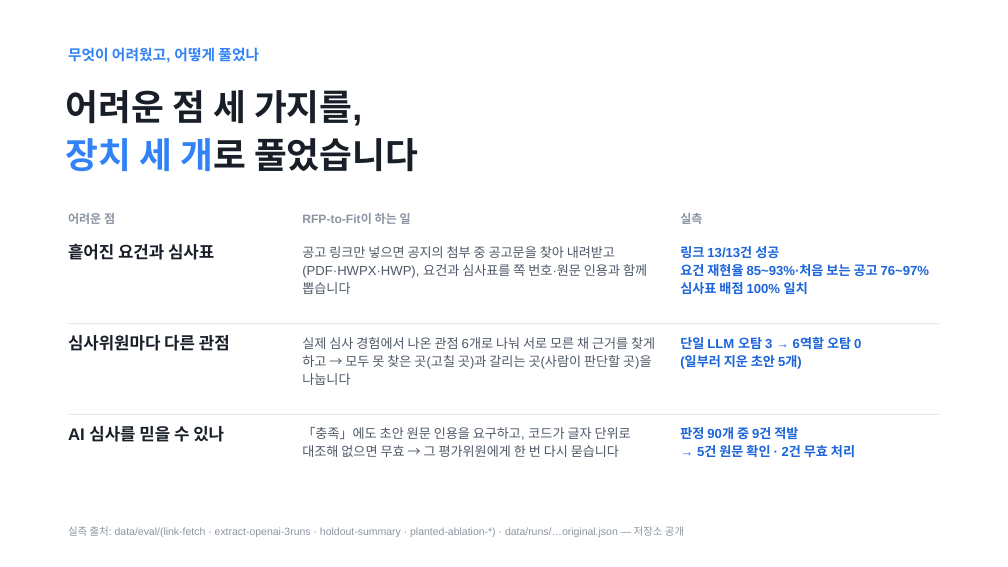
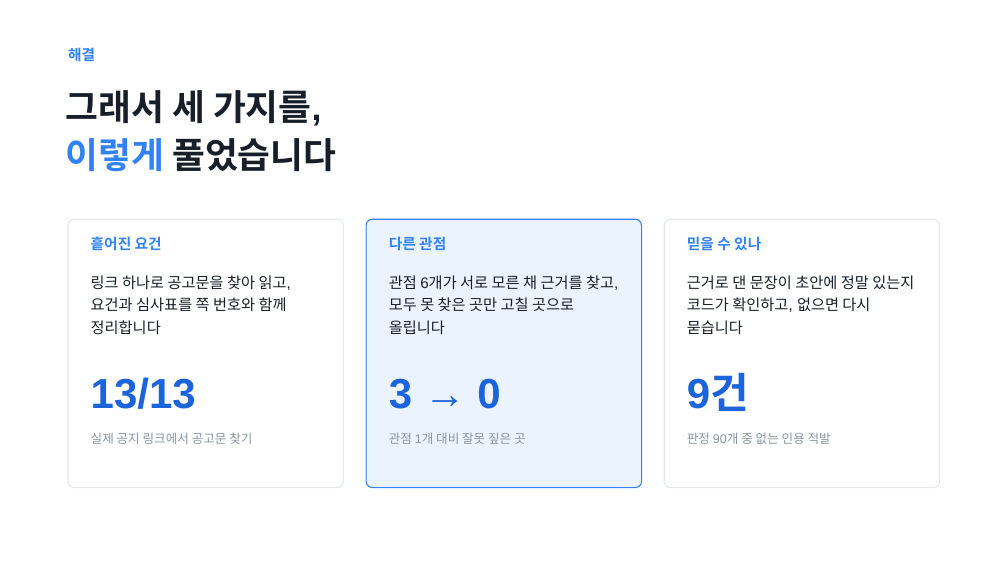
Before and after one commit to Ryugi62/rfp-to-fit, a slide deck: slide 3 of deliver/deck/RFP-to-Fit_루미아.pptx. Drawn at 1008x567 pixels with LibreOffice and Linux fonts; fonts in the diff are those of the drawing. Boxes give left, top, right and bottom in pixels: in the first picture for what was removed or moved away, otherwise in the second. Text is boxed around its words. In the diff, an @@ line names an element or a change of style, - is before the commit and + after.

```diff
--- a/deliver/deck/RFP-to-Fit_루미아.pptx
+++ b/deliver/deck/RFP-to-Fit_루미아.pptx
@@ text at box(68, 48, 95, 61): text changed @@
-무엇이 어려웠고, 어떻게 풀었나
+해결
@@ text at box(66, 90, 336, 172): text changed @@
-어려운 점 세 가지를,
-장치 세 개로 풀었습니다
+그래서 세 가지를,
+이렇게 풀었습니다
@@ text removed at box(68, 213, 115, 224) @@
-어려운 점
@@ rounded rectangle added at box(68, 219, 343, 488), fill #FFFFFF, outline #E5E8EB 1 pt @@
@@ text at box(91, 236, 162, 251): text changed; size 16 to 14 pt; text colour #191F28 to #3182F6 @@
-흩어진 요건과 심사표
+흩어진 요건
@@ text removed at box(302, 213, 411, 224) @@
-RFP-to-Fit이 하는 일
@@ rounded rectangle added at box(366, 219, 641, 488), fill #EAF3FF, outline #3182F6 1 pt @@
@@ text added at box(389, 236, 446, 251), 14 pt, text #3182F6, bold @@
+다른 관점
@@ rounded rectangle added at box(665, 219, 940, 488), fill #FFFFFF, outline #E5E8EB 1 pt @@
@@ text removed at box(680, 213, 702, 224) @@
-실측
@@ text at box(687, 236, 761, 251): text changed; size 16 to 14 pt; text colour #191F28 to #3182F6 @@
-AI 심사를 믿을 수 있나
+믿을 수 있나
@@ text removed at box(680, 246, 929, 294) @@
-링크 13/13건 성공
-요건 재현율 85~93%·처음 보는 공고 76~97%
-심사표 배점 100% 일치
@@ text added at box(91, 275, 291, 335), 14.5 pt, text #191F28 @@
+링크 하나로 공고문을 찾아 읽고, 요건과 심사표를 쪽 번호와 함께 정리합니다
@@ text at box(389, 275, 618, 335): text changed; size 16 to 14.5 pt; bold off @@
-심사위원마다 다른 관점
+관점 6개가 서로 모른 채 근거를 찾고, 모두 못 찾은 곳만 고칠 곳으로 올립니다
@@ text at box(687, 275, 914, 335): text changed; size 12.5 to 14.5 pt; text colour #4E5968 to #191F28 @@
-「충족」에도 초안 원문 인용을 요구하고, 코드가 글자 단위로 대조해 없으면 무효 → 그 평가위원에게 한 번 다시 묻습니다
+근거로 댄 문장이 초안에 정말 있는지 코드가 확인하고, 없으면 다시 묻습니다
@@ line removed from (68, 324) to (940, 324) @@
@@ text removed at box(680, 337, 861, 369) @@
-단일 LLM 오탐 3 → 6역할 오탐 0
-(일부러 지운 초안 5개)
@@ text added at box(91, 377, 196, 409), 40 pt, text #1B64DA, bold @@
+13/13
@@ text at box(389, 378, 500, 409): text changed; size 12.5 to 40 pt; text colour #4E5968 to #1B64DA; bold on @@
-실제 심사 경험에서 나온 관점 6개로 나눠 서로 모른 채 근거를 찾게 하고 → 모두 못 찾은 곳(고칠 곳)과 갈리는 곳(사람이 판단할 곳)을 나눕니다
+3 → 0
@@ text at box(687, 375, 749, 411): text changed; size 12.5 to 40 pt @@
-판정 90개 중 9건 적발
-→ 5건 원문 확인 · 2건 무효 처리
+9건
@@ line removed from (68, 414) to (940, 414) @@
@@ text at box(91, 432, 252, 444): text changed; size 12.5 to 12 pt; text colour #4E5968 to #8B95A1 @@
-공고 링크만 넣으면 공지의 첨부 중 공고문을 찾아 내려받고(PDF·HWPX·HWP), 요건과 심사표를 쪽 번호·원문 인용과 함께 뽑습니다
+실제 공지 링크에서 공고문 찾기
@@ text added at box(389, 433, 526, 444), 12 pt, text #8B95A1 @@
+관점 1개 대비 잘못 짚은 곳
@@ text added at box(687, 433, 831, 444), 12 pt, text #8B95A1 @@
+판정 90개 중 없는 인용 적발
@@ text removed at box(68, 526, 684, 537) @@
-실측 출처: data/eval/(link-fetch · extract-openai-3runs · holdout-summary · planted-ablation-*) · data/runs/…original.json — 저장소 공개
```
Also in this commit, not shown: 11 other slides changed, 1 slide added, 1 slide removed, 23 other files.
